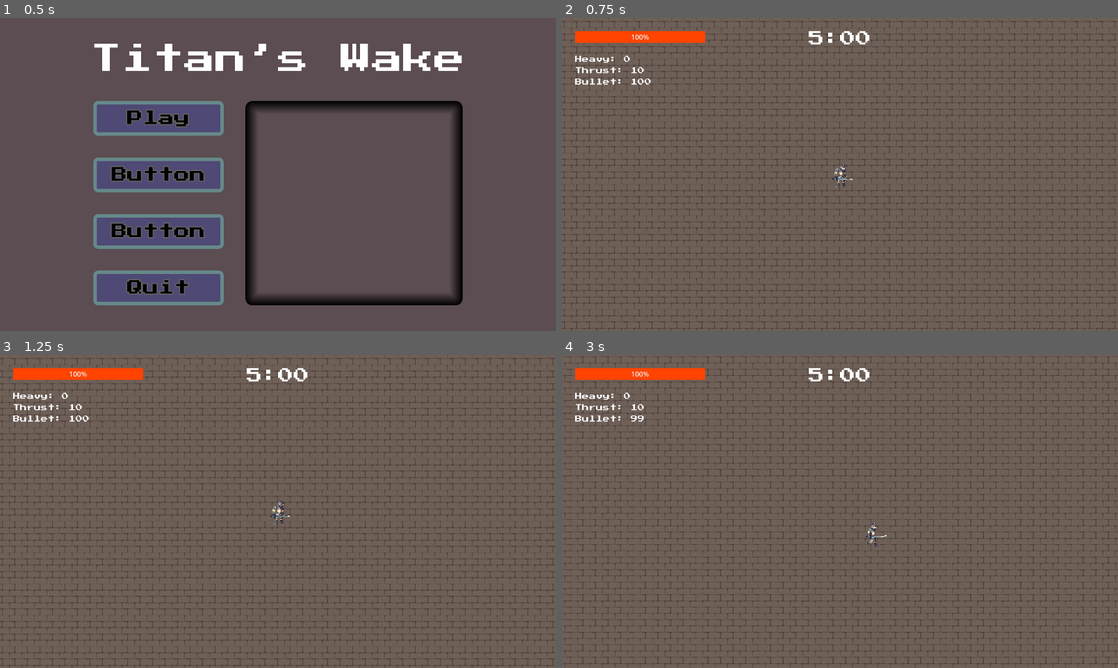
Above: before the commit, frames 1-4 (two rows, left to right).
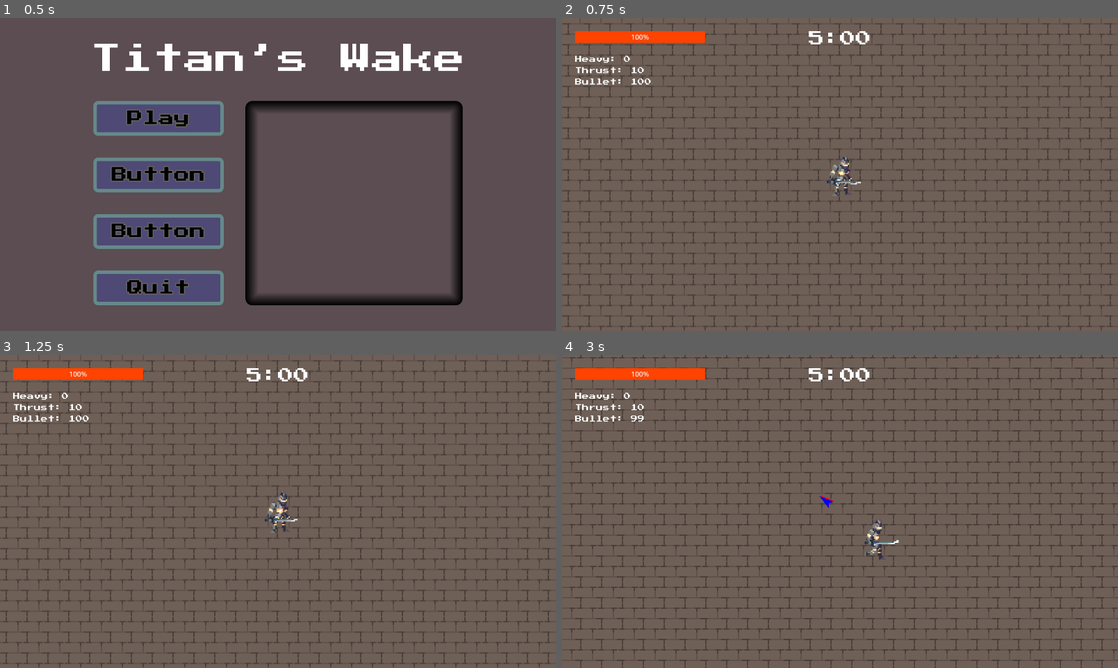
Above: after the commit, the same moments.

Repository: Sai-11011/godot-game-jam
Game: Godot game, scene res://Scenes/start_ui.tscn
Same seed, same stepped clock (60 frames per second), same inputs: the game is played once before the commit and once after it. The engine's default icon, where the game draws it, is replaced by a stand-in: a white triangle on a blue panel in a dark square.
Inputs (mouse positions are in pixels of both pictures, inside the frame that each line leads up to):
- Up to frame 1 (0.5 s): no input
- Up to frame 2 (0.75 s): click "Play" at 0.5 s
- Up to frame 3 (1.25 s): no input
- Up to frame 4 (3 s): move the mouse to (962, 495) at 1.27 s; hold D (right) 1.28-2.03 s; click (962, 495) at 1.35 s; tap L (bullet) at 1.55, 2.1 s; move the mouse to (728, 527) at 2.02 s; hold S (down) 2.03-2.78 s; tap H (heavy) at 2.3, 2.85 s; move the mouse to (895, 442) at 2.77 s; hold D (right) from 2.78 s (still down)

Frame 1 is identical in both runs. In frame 2, 11% of the frame differs, in the area x 0-100%, y 0-100%; in frame 3, 11%; in frame 4, 15%.

Commit message:
did manual code purning.

Diff:
--- a/Scenes/enemy_spawner.tscn
+++ b/Scenes/enemy_spawner.tscn
@@ -7,3 +7,5 @@
 
 [node name="EnemySpawnTimer" type="Timer" parent="." unique_id=1825997662]
 autostart = true
+
+[connection signal="timeout" from="EnemySpawnTimer" to="." method="_on_enemy_spawn_timer_timeout"]
--- a/Scenes/player.tscn
+++ b/Scenes/player.tscn
@@ -255,7 +255,7 @@
 polygon = PackedVector2Array(-1, -9, -5, 3, 0, 4, 2, 1)
 
 [node name="Camera2D" type="Camera2D" parent="." unique_id=1616223039]
-zoom = Vector2(1.8, 1.8)
+zoom = Vector2(3, 3)
 position_smoothing_enabled = true
 position_smoothing_speed = 8.0
 rotation_smoothing_enabled = true
--- a/Scenes/shard_spawner.tscn
+++ b/Scenes/shard_spawner.tscn
@@ -6,3 +6,4 @@
 script = ExtResource("1_wird5")
 
 [node name="SpawnTimer" type="Timer" parent="." unique_id=484002595]
+autostart = true
--- a/Scenes/slime.tscn
+++ b/Scenes/slime.tscn
@@ -1,10 +1,10 @@
 [gd_scene format=3 uid="uid://rgk1e6hvv0pp"]
 
 [ext_resource type="Script" uid="uid://c7v66vqub57t7" path="res://Scripts/slime.gd" id="1_f4si1"]
-[ext_resource type="Texture2D" uid="uid://bcn8ri3n4s5pj" path="res://Assets/enemies/Slime_Eating_Left.png" id="2_5gljc"]
-[ext_resource type="Texture2D" uid="uid://c3dk7dyk4sj2t" path="res://Assets/enemies/Slime_Eating_Right.png" id="3_vblni"]
-[ext_resource type="Texture2D" uid="uid://db8lb4l027lcr" path="res://Assets/enemies/Slime_Movement_Left.png" id="4_e388w"]
-[ext_resource type="Texture2D" uid="uid://b6qmh17pwkxcf" path="res://Assets/enemies/Slime_Movement_Right.png" id="5_r4o34"]
+[ext_resource type="Texture2D" uid="uid://bcn8ri3n4s5pj" path="res://Assets/Enemies/Slime_Eating_Left.png" id="2_5gljc"]
+[ext_resource type="Texture2D" uid="uid://c3dk7dyk4sj2t" path="res://Assets/Enemies/Slime_Eating_Right.png" id="3_vblni"]
+[ext_resource type="Texture2D" uid="uid://db8lb4l027lcr" path="res://Assets/Enemies/Slime_Movement_Left.png" id="4_e388w"]
+[ext_resource type="Texture2D" uid="uid://b6qmh17pwkxcf" path="res://Assets/Enemies/Slime_Movement_Right.png" id="5_r4o34"]
 
 [sub_resource type="CircleShape2D" id="CircleShape2D_jokqx"]
 radius = 4.1231055
@@ -225,3 +225,5 @@
 [node name="AnimatedSprite2D" type="AnimatedSprite2D" parent="." unique_id=1604336958]
 sprite_frames = SubResource("SpriteFrames_llvkk")
 animation = &"eat_right"
+
+[node name="NavigationAgent2D" type="NavigationAgent2D" parent="." unique_id=738394325]
--- a/Scripts/bullet.gd
+++ b/Scripts/bullet.gd
@@ -2,18 +2,19 @@
 
 var target_pos: Vector2
 var explosion_radius: float = 100.0 # How wide the spread damage is
-var damage: float = 50
-var speed: float = 700.0
+var damage: float = 10
+var speed: float = 500.0
 
 func _ready():
-	scale = Vector2(0.3, 0.3) #small to big
+	scale = Vector2(0.1, 0.1) #small to big
+
 	var pulse_tween = create_tween().set_loops()
-	pulse_tween.tween_property(self, "scale", Vector2(1.2, 1.2), 0.2).set_trans(Tween.TRANS_SINE)
-	pulse_tween.tween_property(self, "scale", Vector2(1.0, 1.0), 0.2).set_trans(Tween.TRANS_SINE)
+	pulse_tween.tween_property(self, "scale", Vector2(1.2, 1.2), 0.3).set_trans(Tween.TRANS_SINE)
+	pulse_tween.tween_property(self, "scale", Vector2(1.0, 1.0), 0.3).set_trans(Tween.TRANS_SINE)
+
 	var tween = create_tween()
-	tween.tween_interval(0.5)
+	tween.tween_interval(0.3)
 
-	# CALCULATE TRAVEL TIME (Distance divided by Speed)
 	var travel_time = global_position.distance_to(target_pos) / speed
 
 	tween.tween_property(self, "global_position", target_pos, travel_time).set_trans(Tween.TRANS_LINEAR)
@@ -36,11 +37,9 @@
 	for enemy in enemies:
 		if global_position.distance_to(enemy.global_position) <= explosion_radius:
 
-			# Check for the correct function name!
 			if enemy.has_method("take_damage"):
 				if PlayerData.heavy_is_active :
 					enemy.take_damage(damage*5)
 				else:
 					enemy.take_damage(damage)
-				# Apply your global knockback
 				PlayerData.apply_knockback(enemy, global_position, "bullet")
--- a/Scripts/enemy_spawner.gd
+++ b/Scripts/enemy_spawner.gd
@@ -1,14 +1,15 @@
 extends Node2D
 
 @onready var slime_scene: PackedScene = load(Global.SCENES.slime)
+@onready var ranger_scene: PackedScene
+@onready var tank_scene: PackedScene
+
 @export var player: CharacterBody2D
 
-const SPAWN_RADIUS: float = 400.0
-
-func _ready():
-	$EnemySpawnTimer.timeout.connect(_on_enemy_spawn_timer_timeout)
+var spawn_radius: int = 400
 
 func _on_enemy_spawn_timer_timeout():
+	spawn_radius = player.spawn_radius
 	spawn_slime()
 
 func spawn_slime():
@@ -23,9 +24,7 @@
 	new_slime.slime_color = chosen_color
 
 	var random_angle = randf_range(0.0, TAU)
-	var spawn_offset = Vector2.RIGHT.rotated(random_angle) * SPAWN_RADIUS
-
-	# Spawn relative to the player's current moving position
+	var spawn_offset = Vector2.RIGHT.rotated(random_angle) * spawn_radius
 	new_slime.global_position = player.global_position + spawn_offset
 
 	add_child(new_slime)
--- a/Scripts/global.gd
+++ b/Scripts/global.gd
@@ -17,22 +17,41 @@
 	"slime":{
 		"speed" : 130,
 		"damage" : 0,
-		"base_health" : 30
+		"base_health" : 20,
+		"vision":1000
 	},
 	"eye":{
 		"speed" : 100,
-		"damage" : 30,
-		"base_health" : 60
+		"damage" : 10,
+		"base_health" : 60,
+		"vision":600,#you change it for the best for the ranged attacker
 	},
 	"sheild":{
 		"speed" : 80,
-		"damage" : 10,
-		"base_health" : 150
+		"damage" : 35,
+		"base_health" : 160,
+		"vision":400,#you change it for the best for the tank and heavy hitter
 	},
 }
 
 # global functions
 
+# The universal AI function any enemy can call!
+func calculate_smart_velocity(enemy_pos: Vector2, nav_agent: NavigationAgent2D, target: Node2D, stats: Dictionary, wander_dir: Vector2) -> Vector2:
+	var distance_to_target = INF
+	if is_instance_valid(target):
+		distance_to_target = enemy_pos.distance_to(target.global_position)
+
+	if distance_to_target <= stats["vision"]:
+		nav_agent.target_position = target.global_position
+
+		if not nav_agent.is_navigation_finished():
+			var next_path_pos = nav_agent.get_next_path_position()
+			return enemy_pos.direction_to(next_path_pos) * stats["speed"]
+
+	return wander_dir * (stats["speed"] * 0.5)
+
+# function for the levitation effect
 func apply_levitation(visual_node: CanvasItem, float_distance: float = 8.0, duration: float = 1.0):
 	var tween = visual_node.create_tween().set_loops()
 
--- a/Scripts/hud.gd
+++ b/Scripts/hud.gd
@@ -5,7 +5,6 @@
 @onready var bullet_count = $MarginContainer/StatsContainer/ShardCounters/BulletCount
 
 func _process(_delta):
-	# Update your UI to show available attacks
 	heavy_count.text = "Heavy: " + str(PlayerData.attacks["red"])
 	thrust_count.text = "Thrust: " + str(PlayerData.attacks["blue"])
 	bullet_count.text = "Bullet: " + str(PlayerData.attacks["green"])
--- a/Scripts/player.gd
+++ b/Scripts/player.gd
@@ -1,4 +1,5 @@
 extends CharacterBody2D
+
 #NODE
 @onready var red_pointer = $Compass/Red
 @onready var blue_pointer = $Compass/Blue
@@ -6,6 +7,8 @@
 @onready var sprite = $PlayerAnimation
 @onready var thrust_hitbox = $ThrustHitbox
 @onready var heavy_particles =  $HeavyBuffParticles
+@onready var camera = $Camera2D
+
 #STATS
 var attack_stats := PlayerData.attack_stats
 var acceleration = 800
@@ -13,6 +16,9 @@
 var can_attack: bool = true
 var can_heavy_attack: bool = true
 var facing_dir: String = "right"
+var current_zoom := 1.0
+var spawn_radius:= 800
+
 #SCENES
 var slash_scene: PackedScene = load(Global.SCENES.slash)
 var bullet_scene: PackedScene = load(Global.SCENES.bullet)
@@ -44,18 +50,21 @@
 	update_compass(blue_pointer, "blue")
 	update_compass(green_pointer, "green")
 
+	#input keys
 	if Input.is_action_just_pressed("attack"):
 		perform_base_attack()
 	if Input.is_action_just_pressed("thrust"):
 		perform_thrust_attack()
 	if Input.is_action_just_pressed("bullet"):
 		perform_bullet_attack()
-	if Input.is_action_just_pressed("heavy"): # Make sure to map "heavy" in your Input Map!
+	if Input.is_action_just_pressed("heavy"):
 		perform_heavy_attack()
+	if Input.is_action_just_pressed("zoom"):
+		apply_zoom()
 
 # UI ARROWS
 func update_compass(pointer: Polygon2D, target_color: String):
-	var shards = get_tree().get_nodes_in_group("shards")
+	var shards = get_tree().get_nodes_in_group("Shards")
 	var nearest_shard = null
 	var shortest_distance = INF
 
@@ -162,11 +171,7 @@
 
 	# Spawn the bullet
 	var bullet = bullet_scene.instantiate()
-	var spawn_offset = Vector2.ZERO
-	if facing_dir == "right": spawn_offset = Vector2.RIGHT * 20.0
-	elif facing_dir == "left": spawn_offset = Vector2.LEFT * 20.0
-	elif facing_dir == "up": spawn_offset = Vector2.UP * 20.0
-	elif facing_dir == "down": spawn_offset = Vector2.DOWN * 20.0
+	var spawn_offset = Vector2.UP * 30.0
 
 	bullet.global_position = global_position + spawn_offset
 	bullet.target_pos = target_pos
@@ -318,3 +323,18 @@
 	if body.is_in_group("Enemy"):
 		if body.has_method("take_damage"):
 			body.take_damage(PlayerData.current_damage)
+
+func apply_zoom():
+	if current_zoom == 1.0:
+		spawn_radius = 500
+		current_zoom = 1.5
+	elif current_zoom == 1.5:
+		spawn_radius = 400
+		current_zoom = 2
+	elif current_zoom == 2:
+		spawn_radius = 300
+		current_zoom = 3
+	else :
+		spawn_radius = 800
+		current_zoom = 1
+	camera.zoom = Vector2(current_zoom,current_zoom)
--- a/Scripts/player_data.gd
+++ b/Scripts/player_data.gd
@@ -5,8 +5,9 @@
 	"red": 0,
 	"blue": 0,
 	"green": 0,
-	"top": 0
 }
+var has_top_orb := false
+
 # KNOCKBACK FORCE
 var knockback_forces := {
 	"slash": 300.0,
@@ -87,7 +88,7 @@
 	max_health = 100 + (shards_collected["green"] * 15)
 
 	# Top Orb -> +50% to all stats
-	if shards_collected["top"] > 0:
+	if has_top_orb :
 		is_prime_heart_active = true
 		current_damage *= 1.50
 		current_speed *= 1.50
@@ -99,7 +100,6 @@
 	print("Difficulty Increased! Multiplier is now: ", enemy_stat_multiplier)
 
 func apply_knockback(enemy: Node2D, source_pos: Vector2, attack_type: String):
-	# Make sure the enemy actually has the knockback function
 	if enemy.has_method("receive_knockback"):
 		var force = knockback_forces.get(attack_type, 0.0)
 		var push_dir = source_pos.direction_to(enemy.global_position)
--- a/Scripts/shards.gd
+++ b/Scripts/shards.gd
@@ -1,12 +1,12 @@
 extends Area2D
 
-@export var shard_type: String = "red"
+@export var shard_type: String
 @onready var visual_rect = $ColorRect
 
 var is_claimed: bool = false
 
 func _ready():
-	add_to_group("shards")
+	add_to_group("Shards")
 	if shard_type == "red":
 		visual_rect.color = Color.RED
 	elif shard_type == "blue":
--- a/Scripts/slime.gd
+++ b/Scripts/slime.gd
@@ -3,13 +3,18 @@
 var knockback_velocity: Vector2 = Vector2.ZERO
 
 @onready var anim = $AnimatedSprite2D
-var stats =Global.enemies_data.slime
+var stats = Global.enemies_data.slime
 var health = stats.base_health
 var slime_color: String
 var current_shard: Node2D = null
 var speed: float
 var is_eating: bool = false
 var facing_dir: String = "down"
+
+# --- AI VARIABLES ---
+var vision_range: float = Global.enemies_data.slime.vision
+var wander_direction: Vector2 = Vector2.ZERO
+var wander_timer: float = 0.0
 
 func _ready():
 	# Color the sprites
@@ -23,36 +28,61 @@
 
 	speed = stats["speed"]
 
+	# Fetch vision range dynamically from Global data
+	if stats.has("vision"):
+		vision_range = stats["vision"]
+
+	# Start with a random direction so they don't stand frozen at spawn
+	pick_new_wander_direction()
+
 func _physics_process(delta):
+	# PRIORITY 1: Knockback overrides everything
 	if knockback_velocity != Vector2.ZERO:
 		velocity = knockback_velocity
 		knockback_velocity = knockback_velocity.move_toward(Vector2.ZERO, 3000 * delta)
+
+	# PRIORITY 2: Eating stops movement completely
+	elif is_eating:
+		velocity = Vector2.ZERO
+
+	# PRIORITY 3 & 4: Chasing vs Wandering
 	else:
-		if is_eating:
-			return
 		var target_shard = get_nearest_matching_shard()
+
 		if target_shard:
+			# TARGET FOUND: Move directly towards it
 			var direction = global_position.direction_to(target_shard.global_position)
 			velocity = direction * speed
-			# 4 dir movement
+		else:
+			# NO TARGET IN RANGE: Wander randomly
+			wander_timer -= delta
+			if wander_timer <= 0:
+				pick_new_wander_direction()
+			# Walk slightly slower when just wandering around
+			velocity = wander_direction * (speed * 0.5)
+
+		# 4-direction movement animation
+		if velocity != Vector2.ZERO:
 			if abs(velocity.x) > abs(velocity.y):
-				if velocity.x > 0:
-					facing_dir = "right"
-				else:
-					facing_dir = "left"
+				if velocity.x > 0: facing_dir = "right"
+				else: facing_dir = "left"
 			else:
-				if velocity.y > 0:
-					facing_dir = "down"
-				else:
-					facing_dir = "up"
+				if velocity.y > 0: facing_dir = "down"
+				else: facing_dir = "up"
 			anim.play("move_" + facing_dir)
 		else:
-			velocity = Vector2.ZERO
 			anim.pause()
+
+	# Move and slide natively handles sliding against solid walls
 	move_and_slide()
 
+func pick_new_wander_direction():
+	# Pick a random angle and move that way for 1 to 3 seconds
+	wander_direction = Vector2.RIGHT.rotated(randf() * TAU)
+	wander_timer = randf_range(1.0, 3.0)
+
 func get_nearest_matching_shard() -> Node2D:
-	var shards = get_tree().get_nodes_in_group("shards")
+	var shards = get_tree().get_nodes_in_group("Shards")
 	var nearest = null
 	var shortest_distance = INF
 
@@ -60,7 +90,8 @@
 		# ONLY care about shards that match the slime's color!
 		if shard.shard_type == slime_color:
 			var distance = global_position.distance_to(shard.global_position)
-			if distance < shortest_distance:
+			# THE FIX: Must be the closest AND within their vision range!
+			if distance < shortest_distance and distance <= vision_range:
 				shortest_distance = distance
 				nearest = shard
 
--- a/project.godot
+++ b/project.godot
@@ -83,6 +83,11 @@
 "events": [Object(InputEventKey,"resource_local_to_scene":false,"resource_name":"","device":-1,"window_id":0,"alt_press …(192 unchanged characters)…
 ]
 }
+zoom={
+"deadzone": 0.2,
+"events": [Object(InputEventKey,"resource_local_to_scene":false,"resource_name":"","device":-1,"window_id":0,"alt_pressed":false,"shift_pressed":false,"ctrl_pressed":false,"meta_pressed":false,"pressed":false,"keycode":0,"physical_keycode":90,"key_label":0,"unicode":122,"location":0,"echo":false,"script":null)
+]
+}
 
 [rendering]
 
